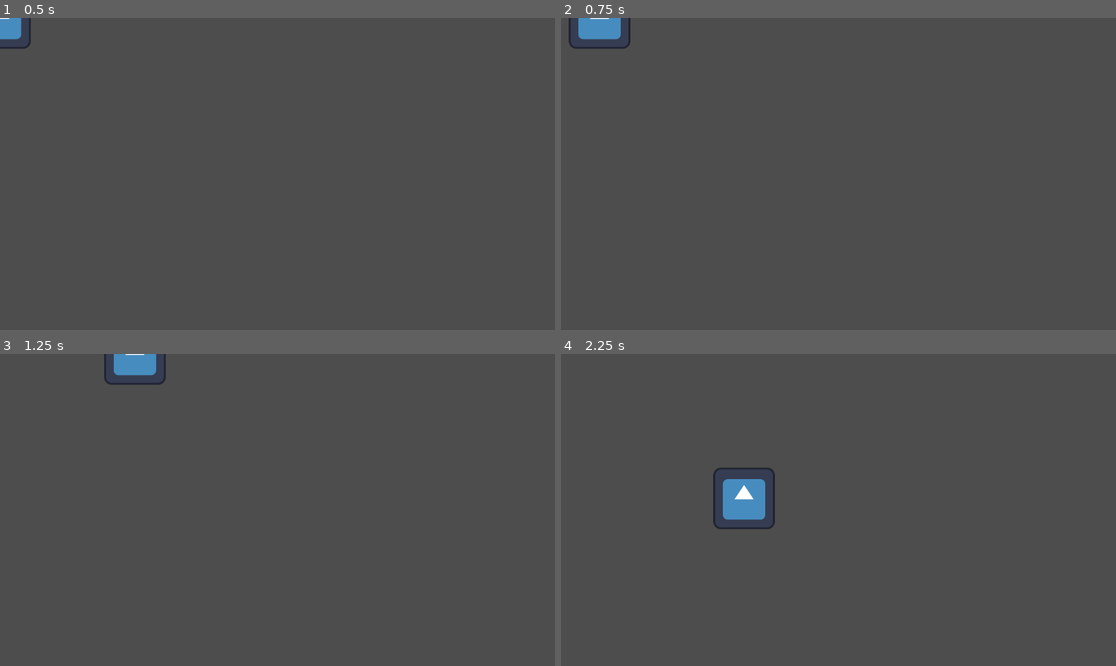
Above: before the commit, frames 1-4 (two rows, left to right).
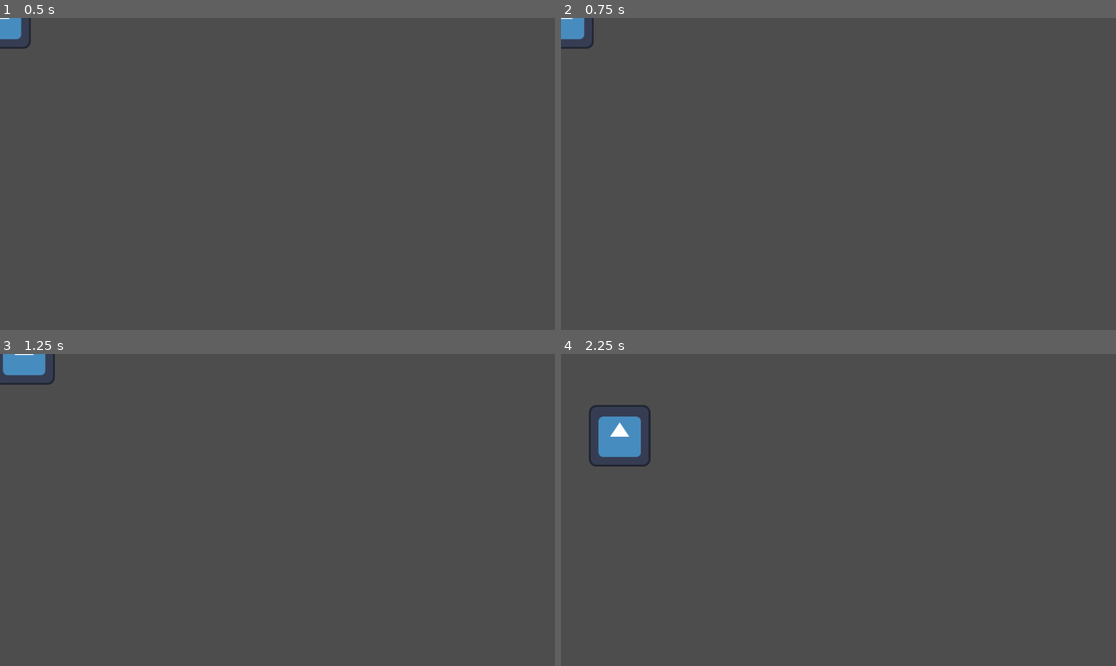
Above: after the commit, the same moments.

Repository: Dustfoxx/Godot_git_testing
Game: Godot game, scene res://TestENV.tscn
Two runs of this game, one before a commit and one after it. Both use one fixed random seed, a clock stepped at 60 frames per second and the inputs below. The engine's default icon, where the game draws it, is replaced by a stand-in: a white triangle on a blue panel in a dark square.
Inputs:
- Up to frame 1 (0.5 s): no input
- Up to frame 2 (0.75 s): tap Enter at 0.5 s; hold D (move_right) from 0.53 s (still down)
- Up to frame 3 (1.25 s): keep holding D (move_right)
- Up to frame 4 (2.25 s): release D (move_right) at 1.28 s; hold S (move_down) 1.28-2.03 s; hold D (move_right) from 2.03 s (still down)

Frame 1 is identical in both runs. In frame 2, 0.8% of the frame differs, in the area x 0-13%, y 0-10%; in frame 3, 1.3%; in frame 4, 2.6%, in the area x 5-39%, y 16-57%.

Commit message:
Fox-mergeconflict

Diff:
--- a/TestENV.tscn
+++ b/TestENV.tscn
@@ -8,6 +8,8 @@
 [node name="Node2D" type="Node2D"]
 
 [node name="CharacterBody2D" type="CharacterBody2D" parent="."]
+top_level = true
+collision_layer = 133
 script = ExtResource("1_sljcn")
 
 [node name="CollisionShape2D" type="CollisionShape2D" parent="CharacterBody2D"]
@@ -16,3 +18,5 @@
 
 [node name="Sprite2D" type="Sprite2D" parent="CharacterBody2D"]
 texture = ExtResource("1_l8keu")
+
+[node name="AudioListener2D" type="AudioListener2D" parent="CharacterBody2D"]
--- a/character_body_2d.gd
+++ b/character_body_2d.gd
@@ -3,11 +3,21 @@
 @export var speed = 400
 @export var acceleration = 0
 
-func get_input():
+func get_input(delta):
 	var input_direction = Input.get_vector("move_left", "move_right", "move_up", "move_down")
-	#if(input_direction > 0):
-	velocity = input_direction * speed# * acceleration
+	if(abs(input_direction.x) > 0 || abs(input_direction.y) > 0):
+		if acceleration < 1:
+			acceleration += 0.5*delta
+		if acceleration > 1:
+			acceleration = 1
+		velocity = input_direction * speed * acceleration
+	else:
+		if acceleration > 0:
+			acceleration -= 0.7*delta
+		if acceleration < 0:
+			acceleration = 0
+		velocity *= acceleration
 
 func _physics_process(delta):
-	get_input()
+	get_input(delta)
 	move_and_slide()
